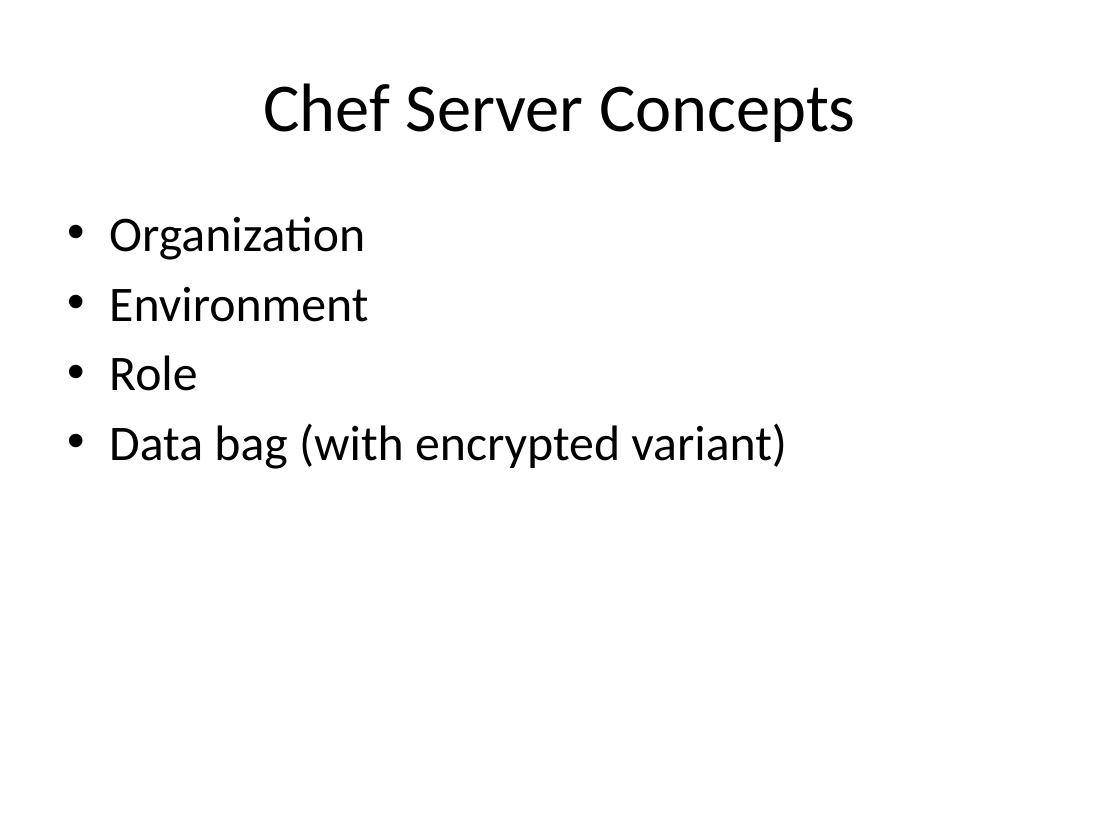
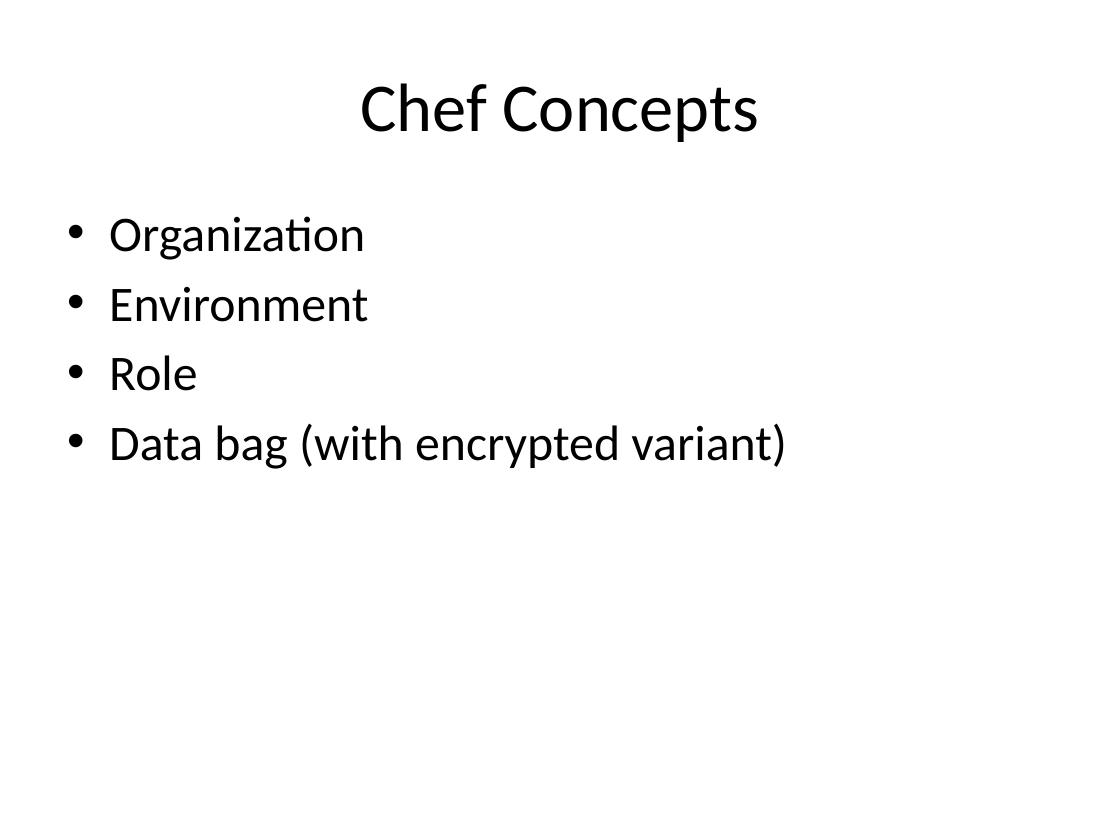
Before and after one commit to zvickery/bcc-2015, a slide deck: slide 16 of presentation/IntroToChef.pptx (slide 13 before the commit). Drawn at 1120x840 pixels with LibreOffice and Linux fonts; fonts in the diff are those of the drawing. Boxes give left, top, right and bottom in pixels: in the first picture for what was removed or moved away, otherwise in the second. Text is boxed around its words. In the diff, an @@ line names an element or a change of style, - is before the commit and + after.

```diff
--- a/presentation/IntroToChef.pptx
+++ b/presentation/IntroToChef.pptx
@@ title at [360, 83, 759, 142]: text changed @@
-Chef Server Concepts
+Chef Concepts
```
Also in this commit, not shown: 3 other slides changed, 4 slides added, 5 other files.
